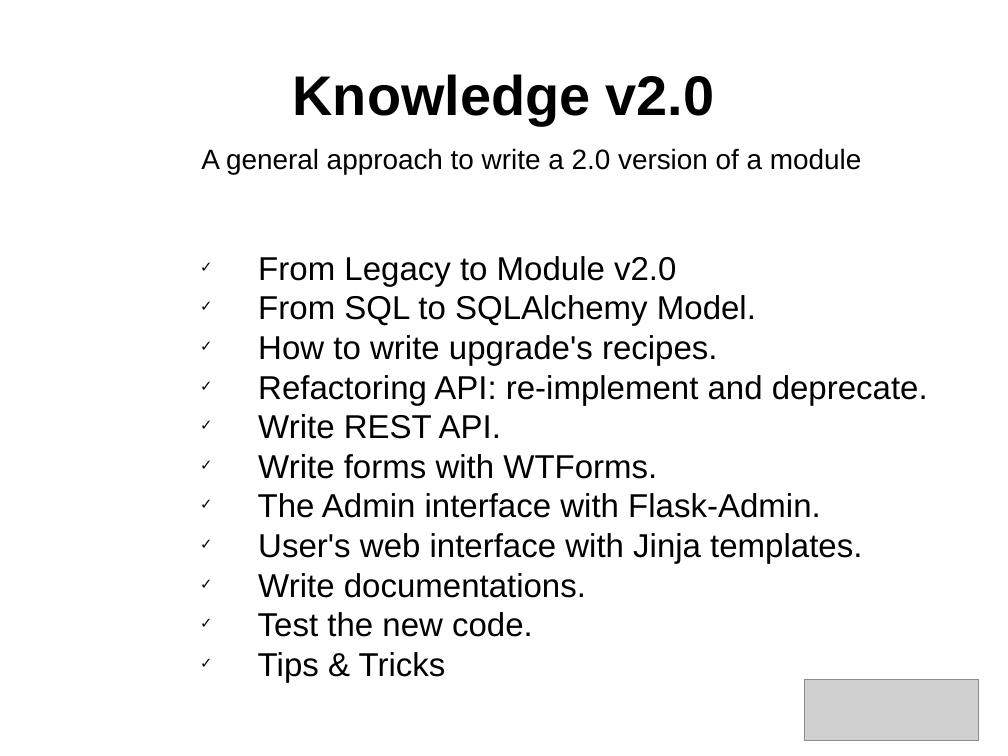
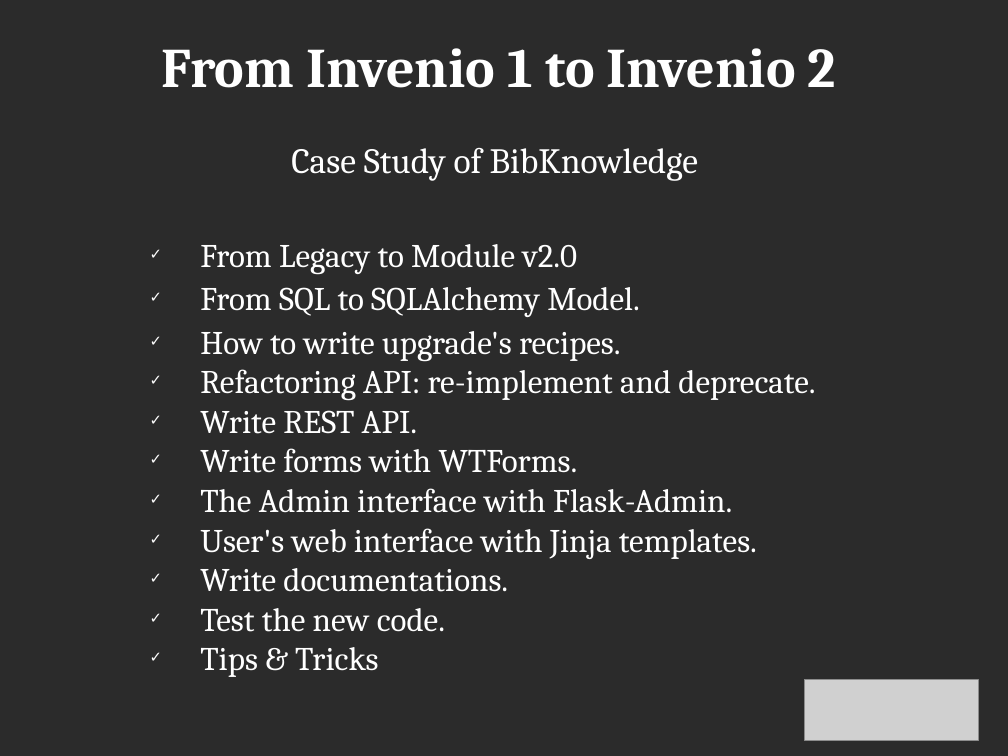
Before and after one commit to hachreak/invenio-devforum-knowledge-2.0, a slide deck: slide 1 of presentation.odp. Drawn at 1008x756 pixels with LibreOffice and Linux fonts; fonts in the diff are those of the drawing; grey boxes stand for pictures; background and template pictures are left out; a plain dark background stands for a picture behind light text. Boxes give left, top, right and bottom in pixels: in the first picture for what was removed or moved away, otherwise in the second. Text is boxed around its words. In the diff, an @@ line names an element or a change of style, - is before the commit and + after.

```diff
--- a/presentation.odp
+++ b/presentation.odp
@@ background #FFFFFF to picture (left out) @@
@@ title at [162,48,836,88]: text changed; font Arial to Cambria; text colour #000000 to #FFFFFF @@
-Knowledge v2.0
+From Invenio 1 to Invenio 2
@@ text at [291,148,698,181]: text changed; size 22 to 28 pt; font Arial to Cambria; text colour #000000 to #FFFFFF @@
-A general approach to write a 2.0 version of a module
+Case Study of BibKnowledge
@@ subtitle "From Legacy to Module v2.0": place and size @@
-subtitle "From Legacy to Module v2.0" at [258,256,928,682]
+subtitle "From Legacy to Module v2.0" at [200,244,815,677]
@@ subtitle "From Legacy to Module v2.0" at [200,244,815,677]: font Arial to Cambria, text colour #000000 to #FFFFFF; bullet colour #000000 to #FFFFFF; more space between paragraphs @@
```
Also in this commit, not shown: 16 other slides changed, 1 other file.
